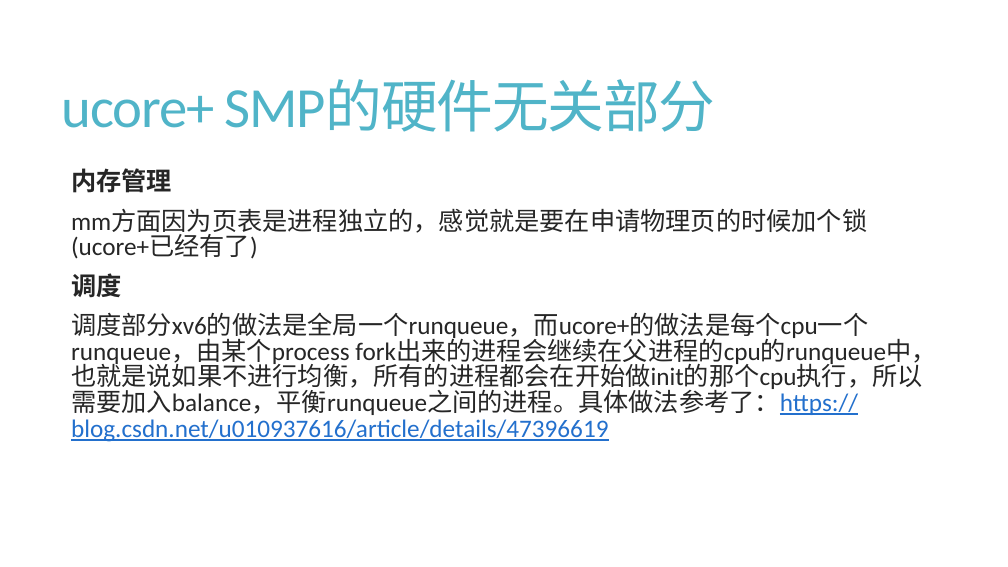
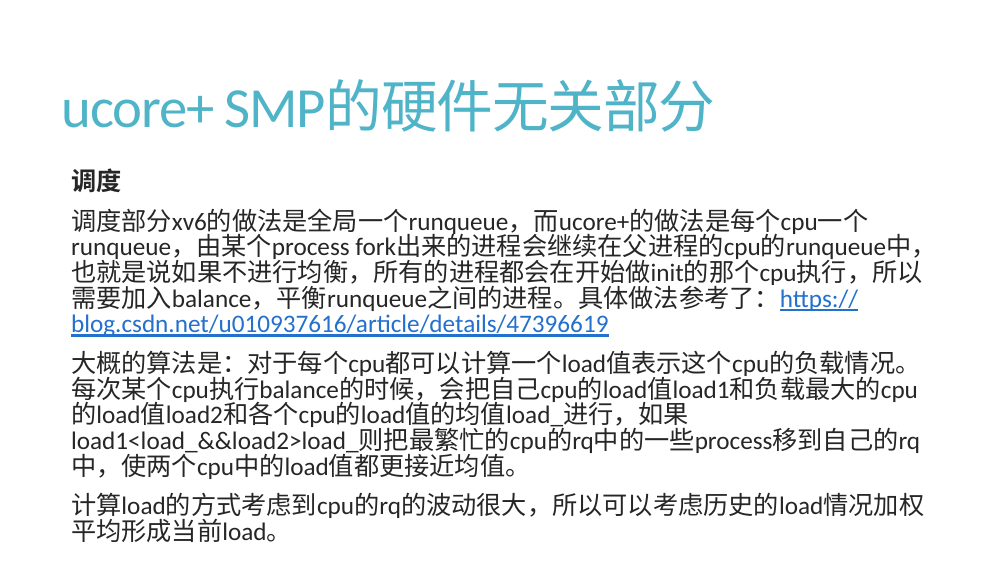
Before and after one commit to cxjyxxme/ucore_plus, a slide deck: slide 31 of final/课程设计结果报告.pptx. Drawn at 1008x567 pixels with LibreOffice and Linux fonts; fonts in the diff are those of the drawing. Boxes give left, top, right and bottom in pixels: in the first picture for what was removed or moved away, otherwise in the second. Text is boxed around its words. In the diff, an @@ line names an element or a change of style, - is before the commit and + after.

Commit message:
add png

```diff
--- a/final/课程设计结果报告.pptx
+++ b/final/课程设计结果报告.pptx
@@ text at [71, 168, 867, 259]: paragraphs removed @@
-  内存管理
-  mm方面因为页表是进程独立的，感觉就是要在申请物理页的时候加个锁(ucore+已经有了)
@@ text at [71, 350, 924, 542]: paragraphs added @@
+  大概的算法是：对于每个cpu都可以计算一个load值表示这个cpu的负载情况。每次某个cpu执行balance的时候，会把自己cpu的load值load1和负载最大的cpu的load值load2和各个cpu的load值的均值load_进行，如果load1<load_&&load2>load_则把最繁忙的cpu的rq中的一些process移到自己的rq中，使两个cpu中的load值都更接近均值。
+  计算load的方式考虑到cpu的rq的波动很大，所以可以考虑历史的load情况加权平均形成当前load。
```
Also in this commit, not shown: 3 other slides changed, 1 slide added.
